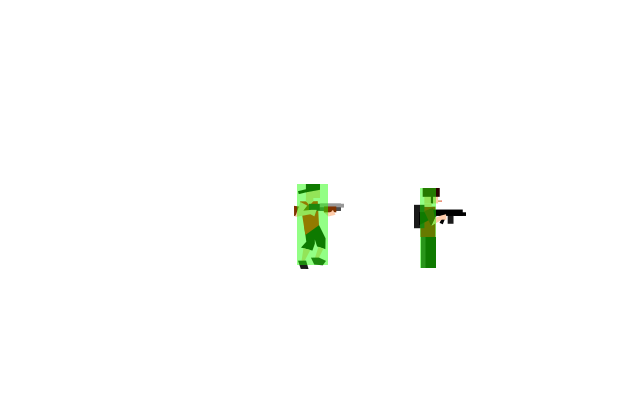
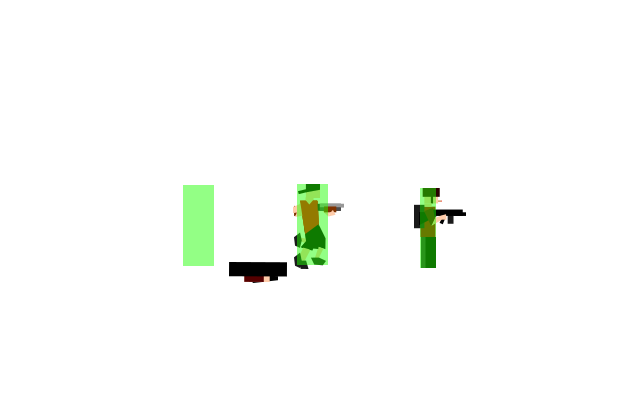
Two versions of the same layered image (640x400). Layer-by-layer changes:
painted on "hitbox" over box(183, 185, 214, 266)
added layer "rocketman_red_launcher.png" above "ninja_arm_grapple_2.png" over box(229, 262, 287, 282)
added layer "ninja_arm_grapple_2.png" above "scout_red_walljump_body.png" over box(250, 275, 278, 283)
added layer "scout_red_walljump_body.png" above "commando_red_gun.png" over box(293, 197, 319, 268)
added layer "scout_red_body.png copy" above "scout_red_body.png" over box(300, 198, 319, 235)
